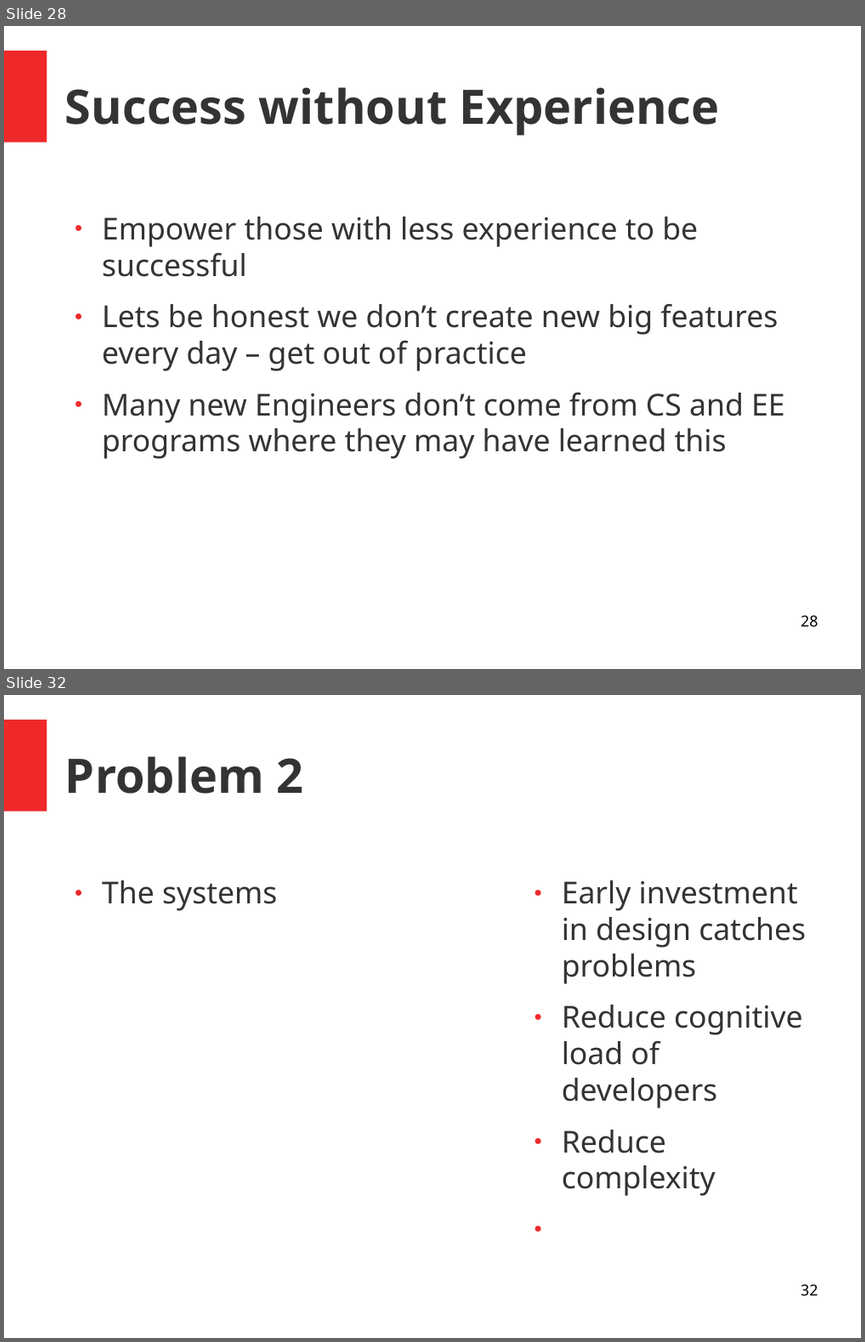
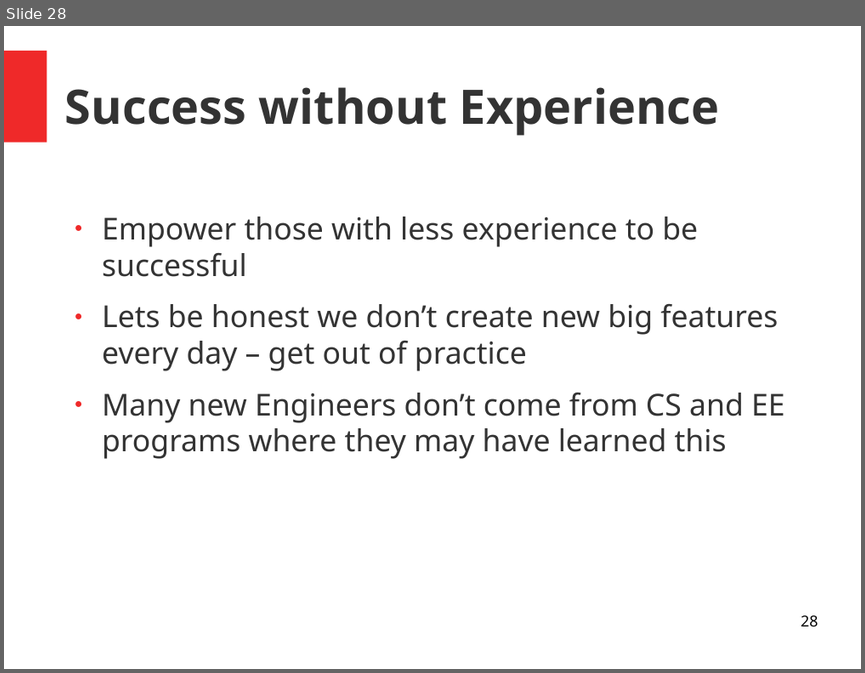
Before and after one commit to MrAbsaroka/Presentations, a slide deck: MattFerguson-0111-2021.11.04.odp. Shown one above the other, each under a label of ours: slides 28 and 32 before the commit, slide 28 after it; the slides between them are not shown. The pictures are 865x1342 and 865x673 pixels, drawn with LibreOffice and Linux fonts; fonts in the diff are those of the drawing. Boxes give left, top, right and bottom in pixels: in the first picture for what was removed or moved away, otherwise in the second. Text is boxed around its words. In the diff, an @@ line names an element or a change of style, - is before the commit and + after.

```diff
--- a/MattFerguson-0111-2021.11.04.odp
+++ b/MattFerguson-0111-2021.11.04.odp
@@ slide 32 removed at (4,695,861,1338), background #FFFFFF; not listed: 1 template element that a slide beside it also shows @@
@@ title removed at (65,756,304,794) @@
-Problem 2
@@ text removed at (102,880,277,911) @@
-● The systems
@@ text removed at (562,880,806,1196) @@
-● Early investment in design catches problems
-● Reduce cognitive load of developers
-● Reduce complexity
@@ page number removed at (800,1284,817,1296) @@
-32
```
Also in this commit, not shown: 6 slides changed, 1 slide added, 2 other slides removed.
